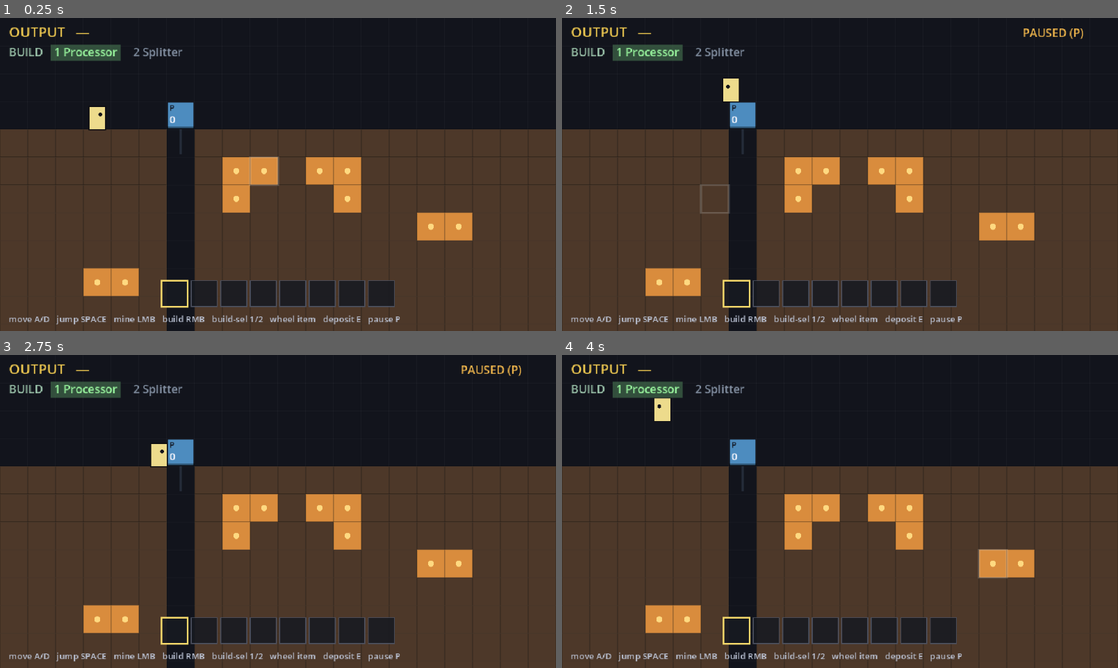
Above: before the commit, frames 1-4 (two rows, left to right).
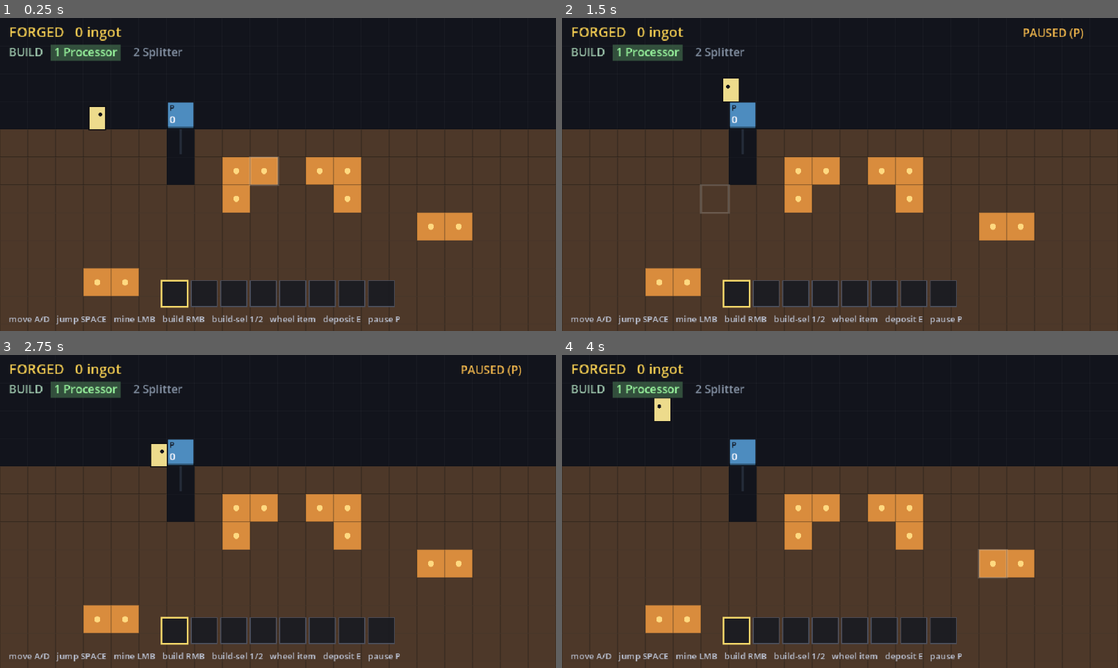
Above: after the commit, the same moments.

Repository: teohondascully/sinkforge
Game: Godot game, scene res://scenes/main.tscn
Same seed, same stepped clock (60 frames per second), same inputs: the game is played once before the commit and once after it.
Inputs (mouse positions are in pixels of both pictures, inside the frame that each line leads up to):
- Up to frame 1 (0.25 s): no input
- Up to frame 2 (1.5 s): tap Enter at 0.5 s; move the mouse to (962, 158) at 0.52 s; hold Right 0.53-1.28 s; tap P at 0.6 s; click (962, 158) at 0.67 s; tap Space at 0.77 s; move the mouse to (728, 190) at 1.27 s; hold Left from 1.28 s (still down); tap E at 1.35 s
- Up to frame 3 (2.75 s): tap Space at 1.52 s; move the mouse to (333, 442) at 2.02 s; release Left at 2.03 s; hold Right from 2.03 s (still down); tap 1 at 2.1 s
- Up to frame 4 (4 s): tap Space at 2.75, 3.02, 3.77 s; move the mouse to (812, 574) at 2.77 s; release Right at 2.78 s; hold Up 2.78-3.53 s; tap P at 2.85 s; click (812, 574) at 2.92 s; move the mouse to (1006, 558) at 3.52 s; hold Left from 3.53 s (still down); tap E at 3.6 s

The runs differ from the first frame. In frame 1, 2.3% of the frame differs, in the area x 1-35%, y 2-100%; in frame 2, 2.3%; in frame 3, 2.3%; in frame 4, 2.3%.

Commit message:
feat(economy): machines SPIT product as physical items you collect
Replace the abstract OUTPUT/sink counter with physical product: a machine
ejects its output down the column (gravity), and instead of vanishing it
lands on top of the first solid floor as a real ground pile. The player
walks over a pile to scoop it into the pack (auto-collect on body overlap)
— Factorio/Terraria "walk over items to grab them". Falling items get a
small launch-hop so they read as spat-out, not just dropped.

Sim: new `ground` dict (cell -> {item->count}); `_column_landing` rests
product on the dug floor (machine below still cascades; a column dug clear
to the void still uses `sink`, kept for conservation only); `collect_ground`
moves a pile into the pack. Determinism unchanged (discrete edits only).
HUD OUTPUT -> FORGED (lifetime ingots), since product no longer banks.

Harness: +_test_spit_and_collect (forge over a floor -> ingot rests on the
floor, not the void; collect -> into pack; conserved). `_items_present` now
counts ground piles. 58 sim checks PASS; existing sink-based production/
splitter tests unaffected (their columns have no floor). Screenshot
history/06-spit-out-collect.png.

This is pass 1 of building-economics; Factorio-style building (machines as
craftable hotbar items) is pass 2.

Diff:
--- a/scenes/hud.gd
+++ b/scenes/hud.gd
@@ -23,7 +23,7 @@
 
 
 func _draw() -> void:
-	draw_string(_font, Vector2(10, 22), "OUTPUT   %s" % _buf(sim.sink),
+	draw_string(_font, Vector2(10, 22), "FORGED   %d ingot" % int(sim.total_produced.get(&"ingot", 0)),
 		HORIZONTAL_ALIGNMENT_LEFT, -1, 16, Color(0.95, 0.80, 0.32))
 	_draw_palette()
 	_draw_inventory()
--- a/scenes/main.gd
+++ b/scenes/main.gd
@@ -90,8 +90,8 @@
 	for row: int in range(4, FactorySim.GRID_ROWS):
 		for col: int in FactorySim.GRID_COLS:
 			sim.set_solid(Vector2i(col, row), &"earth")
-	for row: int in range(4, FactorySim.GRID_ROWS):  # clear the forge's output chute (col 6)
-		sim.set_solid(Vector2i(6, row), &"")
+	for row: int in range(4, 6):  # a SHORT chute under the forge (col 6) — spat ingots fall a couple
+		sim.set_solid(Vector2i(6, row), &"")  # cells and land on the row-6 floor, where you collect them
 	# Shallow veins (rows 5-6) are mineable from the surface within reach, so the FIRST loop is
 	# completable by hand today — no ladders yet. Deeper veins are aspiration: getting back up from
 	# them is the friction that will later pull traversal/automation (the manual→automated arc).
@@ -108,6 +108,7 @@
 		sim.advance(delta)
 		_spawn_falling_from_events()
 		_advance_falling(delta)
+		_collect_ground_under_player()
 	_update_mining(delta)
 	queue_redraw()
 
@@ -162,6 +163,19 @@
 			return
 
 
+## Scoop up any resting product pile in a cell the body overlaps — Factorio/Terraria-style "walk
+## over items to grab them". Pure discrete sim edit (collect_ground); the avatar only triggers it.
+func _collect_ground_under_player() -> void:
+	if _player == null or sim.ground.is_empty():
+		return
+	var half := Vector2(Player.WIDTH, Player.HEIGHT) * 0.5
+	var lo: Vector2i = _cell_at(_player.position - half)
+	var hi: Vector2i = _cell_at(_player.position + half)
+	for cy: int in range(lo.y, hi.y + 1):
+		for cx: int in range(lo.x, hi.x + 1):
+			sim.collect_ground(Vector2i(cx, cy))
+
+
 ## Move the active hotbar slot, wrapping across the items currently carried.
 func _cycle_inventory(dir: int) -> void:
 	var n: int = sim.inventory_slots().size()
@@ -238,6 +252,7 @@
 	_draw_grid()
 	draw_rect(Rect2(Vector2.ZERO, WORLD_SIZE).grow(1.0), Color(0.22, 0.23, 0.27), false, 2.0)
 	_draw_drop_paths()
+	_draw_ground()
 	_draw_falling()
 	for machine: MachineState in sim.machines:
 		_draw_machine(machine)
@@ -320,12 +335,35 @@
 	return stub_from + float(CELL) * 0.9
 
 
+## Resting product piles on the floor (sim.ground) — what a machine has spat out, waiting to be
+## walked over and collected. A little stack so a bigger pile reads as "more".
+func _draw_ground() -> void:
+	for cell_v: Variant in sim.ground:
+		var cell: Vector2i = cell_v
+		var pile: Dictionary = sim.ground[cell]
+		var base := Vector2(cell) * float(CELL)
+		var total: int = 0
+		for v: int in pile.values():
+			total += v
+		var shown: int = mini(total, 4)
+		var idx: int = 0
+		for item: StringName in pile:
+			var per: int = mini(int(pile[item]), shown)
+			for _k: int in per:
+				var p := base + Vector2(float(CELL) * 0.5, float(CELL) - 6.0 - float(idx) * 4.5)
+				draw_rect(Rect2(p - Vector2(6, 6), Vector2(12, 12)), Color(0.04, 0.04, 0.06))
+				draw_rect(Rect2(p - Vector2(4.5, 4.5), Vector2(9, 9)), _item_color(item))
+				idx += 1
+
+
 func _draw_falling() -> void:
 	for f: Dictionary in _falling:
 		var from: Vector2 = f["from"]
 		var to: Vector2 = f["to"]
 		var t: float = clampf(float(f["t"]), 0.0, 1.0)
-		var p: Vector2 = from.lerp(to, t * t)
+		# Travel down the column, with a small launch-hop so the item reads as SPAT OUT, then gravity.
+		var p: Vector2 = from.lerp(to, t)
+		p.y -= sin(t * PI) * 10.0
 		draw_rect(Rect2(p - Vector2(6, 6), Vector2(12, 12)), Color(0.05, 0.05, 0.07))
 		draw_rect(Rect2(p - Vector2(4.5, 4.5), Vector2(9, 9)), f["color"])
 
--- a/src/core/factory_sim.gd
+++ b/src/core/factory_sim.gd
@@ -36,7 +36,14 @@
 const INVENTORY_SLOTS: int = 8
 ## Placed machines in insertion order, for deterministic iteration.
 var machines: Array[MachineState] = []
-## Items that have fallen out the bottom of a column. The prototype's running output total.
+## Physical product piles resting on the dug floor: cell (Vector2i) -> {item -> count}. A machine
+## SPITS its output downward; gravity carries it down the column and it lands on top of the first
+## solid cell (or cascades into a machine below). The player walks over a pile to scoop it into the
+## pack — the embodied collect half of the loop. Authoritative sim state (mutated only in _flow and
+## by collect_ground), counted as "items present" for conservation.
+var ground: Dictionary = {}
+## Items that fell off the bottom of the world (a column dug clear through, no floor). A void sink
+## kept only so conservation accounting never silently loses an item.
 var sink: Dictionary = {}
 ## Conservation bookkeeping: every item is created/destroyed ONLY by a recipe (holds while no
 ## machine is removed mid-run; removing a machine intentionally discards its buffered items).
@@ -258,11 +265,37 @@
 	return [down, _column_landing(right_col, y)]
 
 
-## The first machine at or below `start_row` in `col`, as a delivery destination; if the column
-## is clear to the bottom, the destination is that column's sink.
+## Where a spat product lands, scanning down `col` from `start_row`: the first machine below catches
+## it (cascade), else it rests on top of the first solid floor as a physical ground pile. A column
+## dug clear to the bottom drops it into the void sink (conservation-only).
 func _column_landing(col: int, start_row: int) -> Dictionary:
 	for row: int in range(start_row, GRID_ROWS):
 		var m: MachineState = grid.get(Vector2i(col, row), null)
 		if m != null:
 			return {"to_cell": m.cell, "target": m.input_buffer}
+		if solid.has(Vector2i(col, row)):
+			var rest := Vector2i(col, row - 1)  # the open cell on top of the floor
+			return {"to_cell": rest, "target": _ground_pile(rest)}
 	return {"to_cell": Vector2i(col, GRID_ROWS), "target": sink}
+
+
+## The product pile resting in `cell`, created on first landing. Returned as a live Dictionary so
+## _deliver adds straight into it.
+func _ground_pile(cell: Vector2i) -> Dictionary:
+	if not ground.has(cell):
+		ground[cell] = {}
+	return ground[cell]
+
+
+## Player action: walk over a resting pile and scoop it all into the pack. Returns how many items
+## were collected. The embodied collect half of spit-out → fall → collect (no abstract counter).
+func collect_ground(cell: Vector2i) -> int:
+	var pile: Dictionary = ground.get(cell, {})
+	if pile.is_empty():
+		return 0
+	var collected: int = 0
+	for item: StringName in pile:
+		inventory[item] = int(inventory.get(item, 0)) + int(pile[item])
+		collected += int(pile[item])
+	ground.erase(cell)
+	return collected
--- a/tests/run_tests.gd
+++ b/tests/run_tests.gd
@@ -21,6 +21,7 @@
 	_test_mining_and_deposit()
 	_test_hand_built_chain()
 	_test_inventory_slots()
+	_test_spit_and_collect()
 	if _failures == 0:
 		print("ALL PASS")
 		quit(0)
@@ -53,6 +54,8 @@
 func _items_present(sim: FactorySim, item: StringName) -> int:
 	var total: int = int(sim.sink.get(item, 0))
 	total += int(sim.inventory.get(item, 0))  # what the player is carrying counts as present too
+	for pile: Variant in sim.ground.values():  # resting product piles on the floor
+		total += int((pile as Dictionary).get(item, 0))
 	for machine: MachineState in sim.machines:
 		total += int(machine.input_buffer.get(item, 0))
 		total += int(machine.output_buffer.get(item, 0))
@@ -259,3 +262,31 @@
 	slots = sim.inventory_slots()
 	_check(slots.size() == 2, "second item type = second slot")
 	_check(slots[1]["item"] == &"ingot" and int(slots[1]["count"]) == 3, "insertion order preserved (ore, then ingot)")
+
+
+## A machine SPITS its product down the column; with a solid floor below, it lands as a physical
+## ground pile (not the void sink); the player collects the pile into the pack. Conservation holds
+## across spit → land → collect.
+func _test_spit_and_collect() -> void:
+	print("- spit + collect")
+	var proc_def: MachineDef = load("res://src/data/machines/processor.tres")
+	var sim: FactorySim = FactorySim.new()
+	sim.set_solid(Vector2i(3, 6), &"earth")            # a floor two cells below the forge
+	sim.place_machine(proc_def, Vector2i(3, 3))
+	sim.set_solid(Vector2i(0, 0), &"ore")              # mine 2 ore into the pack (real loop)
+	sim.set_solid(Vector2i(0, 1), &"ore")
+	sim.mine(Vector2i(0, 0))
+	sim.mine(Vector2i(0, 1))
+	_check(sim.deposit(Vector2i(3, 3), &"ore", 2) == 2, "hand-fed 2 ore into the forge")
+	for _i: int in 80:
+		sim.tick()
+	var rest := Vector2i(3, 5)                          # on top of the row-6 floor
+	_check(sim.sink.is_empty(), "nothing fell into the void sink (a floor caught it)")
+	_check(int((sim.ground.get(rest, {}) as Dictionary).get(&"ingot", 0)) == 1, "one ingot rests on the floor")
+	_check(sim.collect_ground(rest) == 1, "collecting the pile returns 1 item")
+	_check(int(sim.inventory.get(&"ingot", 0)) == 1, "collected ingot is now in the pack")
+	_check(sim.ground.is_empty(), "the pile is gone after collecting")
+	for item: StringName in [&"ore", &"ingot"]:
+		var present: int = _items_present(sim, item)
+		var net: int = int(sim.total_produced.get(item, 0)) - int(sim.total_consumed.get(item, 0))
+		_check(present == net, "%s conserved across spit+collect (present=%d, net=%d)" % [item, present, net])
